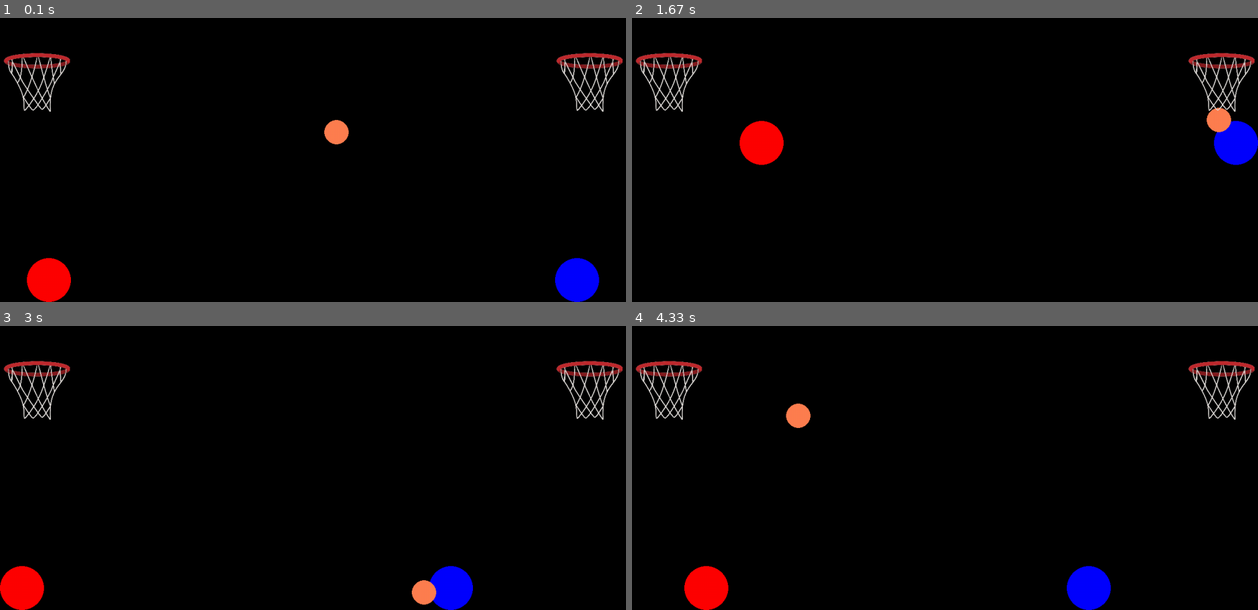
Above: before the commit, frames 1-4 (two rows, left to right).
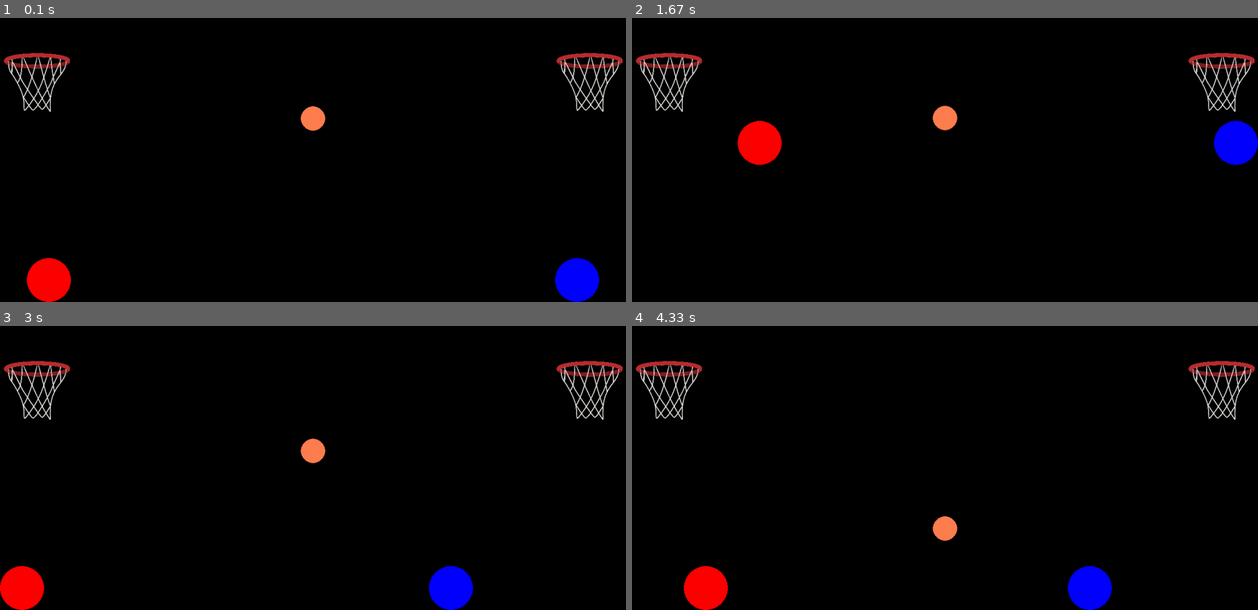
Above: after the commit, the same moments.

Repository: TaySay95/Programming
Game: pygame game, started from final.py
Same seed, same stepped clock (60 frames per second), same inputs: the game is played once before the commit and once after it.
Inputs:
- Up to frame 1 (0.1 s): no input
- Up to frame 2 (1.67 s): hold A 0.33-0.8 s; hold Right 0.33-0.8 s; hold Right 0.83-1.3 s; hold D 0.83-1.3 s; hold Up 1.33-1.63 s; hold W 1.33-1.63 s
- Up to frame 3 (3 s): hold Right 1.67-2.13 s; hold D 1.67-2.13 s; hold Left 2.17-2.7 s; hold A 2.17-2.7 s; hold Left from 2.73 s (still down); hold A from 2.73 s (still down)
- Up to frame 4 (4.33 s): release Left at 3.13 s; release A at 3.13 s; hold Up 3.17-3.53 s; hold W 3.17-3.53 s; hold Right 3.57-4.2 s; hold D 3.57-4.2 s; hold Left from 4.23 s (still down); hold A from 4.23 s (still down)

The runs differ from the first frame. In frame 1, 0.5% of the frame differs, in the area x 48-56%, y 31-45%; in frame 2, 0.7%; in frame 3, 0.5%; in frame 4, 0.7%, in the area x 8-77%, y 27-100%.

Commit message:
labels and rim update

Diff:
--- a/final.py
+++ b/final.py
@@ -1,5 +1,6 @@
 # Taylor Sayson
 # 13 May 2024
+# Block B
 
 import random
 import pygame as pg
@@ -20,11 +21,15 @@
 HEIGHT = 720
 SCREEN_SIZE = (WIDTH, HEIGHT)
 
+
+# Import and scale images
 RIMIMAGE = pg.image.load("./Images/frontnet.png")
 RIM = pg.transform.scale(RIMIMAGE, (RIMIMAGE.get_width() // 3, RIMIMAGE.get_height() // 3))
 BACKRIM = pg.image.load("./Images/backnet.png")
 BACK = pg.transform.scale(BACKRIM, (BACKRIM.get_width() // 3, BACKRIM.get_height() // 3))
 
+
+# CREATE RIM CLASS
 class Rim(pg.sprite.Sprite):
     def __init__(self, x, rim:pg.sprite.Group = None):
         super().__init__()
@@ -32,10 +37,10 @@
         self.image = RIM
         self.rect = self.image.get_rect()
         self.rim_sprites = rim
+
+        # Rim location
         self.rect.centerx = x
         self.rect.y = 210
-
-
 
 class Back(pg.sprite.Sprite):
     def __init__(self,x, back:pg.sprite.Group = None):
@@ -46,20 +51,24 @@
         self.rect.centerx= x
         self.rect.y = 210
 
+
+# CREATE BALL CLASS
 class Ball(pg.sprite.Sprite):
     def __init__(self, players:pg.sprite.Group = None, rims:pg.sprite.Group = None):
         super().__init__()
 
+        # Draw ball
         self.image = pg.Surface((50,50))
         self.image.set_colorkey(BLACK)
         pg.draw.circle(self.image, ORANGE, (25,25), 25)
 
+        # Ball initial position and velocity
         self.rect = self.image.get_rect()
-        self.rect.center = (WIDTH // 2, HEIGHT // 2)
-        self.vel_x = 8
-        self.vel_y = 0
-
-
+        self.rect.center = (WIDTH // 2, 450)
+        self.vel_x = 0
+        self.vel_y = -20
+
+        # Define
         self.player_sprites = players
         self.rim_sprites = rims
         self.hold = None
@@ -67,112 +76,127 @@
         self.dribble = False
         self.vertical_direction = 1
 
-        self.cooldown = 1500
-        self.cooldownfail = pg.time.get_ticks()
-
+        # If player has ball, jumps and does not release ball, ball will auto release just prior to player lands on ground
+        # However, if player catches the ball while already in air, disable auto release. Define when shot is loaded or not
         self.shotloaded = False
+
+        # When player lets go of ball to shoot, they contact the ball immediately and grab the ball again
+        # Say when player is colliding with the ball after picking it up, or if they are colliding with ball because they just shot it
         self.reshot = False
+
     def update(self):
-        """ Move ball """
+        # Move ball
+
+
+
+        # Collisions between ball and player, and ball and rim
         collided = pg.sprite.spritecollide(self, self.player_sprites, False)
         scored = pg.sprite.spritecollide(self, self.rim_sprites, False )
 
-        # if self.hold.rect.bottom == HEIGHT:
-        #     self.reshot = True
-
+        # If ball and player collide and reshot is False, self.hold is the first player collision
         if collided and self.reshot == False:
             self.hold = collided[0]
-            print(collided)
-
-
-
-
+
+        #
         if scored:
             self.basket = scored[0]
-
-        # else:
-
-        #     timenow = pg.time.get_ticks()
-        #     if timenow - self.cooldownfail> self.cooldown:
-        #         self.hold = None
-
+        elif not scored:
+            self.basket = None
+
+        if self.basket:
+            if self.hold:
+                self.hold = None
+                self.vel_y = 0
+            if self.vel_y < 0 and (self.rect.centery < self.basket.rect.bottom):
+                    self.vel_y *= -1
+                    print('reversed')
+
+
+            if self.basket and not self.hold and self.vel_y > 0 and self.rect.bottom > self.basket.rect.top:
+                    self.vel_x = 0
+                    self.vel_y += -.6
+
+
+
+
+
+        # Player has to touch the ground with the ball for shot to be loaded
+        # Once ball is no longer being held, shot is unloaded
         if self.hold and self.hold.rect.bottom == HEIGHT:
             self.shotloaded = True
         if not self.hold:
             self.shotloaded = False
 
-        if self.rect.bottom >= HEIGHT:
+        # Once ball is no longer contacted by player, set reshot to False
+        if not collided:
             self.reshot = False
-            print('here')
-
+
+        # If ball and player collide
         if self.hold:
-            # if self.rect.bottom == HEIGHT:
-            #     self.reshot = False
-            #     print('here')
+            # Make ball follow player if on ground
             if self.hold.rect.bottom == HEIGHT:
+                 # follow on right side of player if player is moving right, left side if player moving left
                 if self.hold.vel_x>0:
                     self.rect.left = self.hold.rect.right -15
                 elif self.hold.vel_x < 0:
                     self.rect.right = self.hold.rect.left +15
+                # If player is not moving, face ball towards the hoop they are shooting on
                 elif self.hold.vel_x ==0:
                     if self.hold.initial == 100:
                         self.rect.left = self.hold.rect.right -15
                     if self.hold.initial == 1180:
                         self.rect.right = self.hold.rect.left +15
+
+                # Make player dribble ball if on ground
                 if self.rect.y <= 630:
                     self.vertical_direction = 1
                 elif self.rect.y >= 670:
                     self.vertical_direction = -1
                 self.rect.y += 4 * self.vertical_direction
 
+
             pressed = pg.key.get_pressed()
-            if self.hold.rect.bottom > 600 and self.hold.vel_y > 0 and self.shotloaded:
+            # If player is about to land with the ball and shot is loaded, release ball to prevent travellling rule
+            if self.hold.rect.bottom > 650 and self.hold.vel_y > 0 and self.shotloaded:
                 if self.hold.initial == 100:
                     self.hold = None
-                    # self.reshot = True
                     self.vel_x = 10
                     self.vel_y =-15
-
-
                 elif self.hold.initial == 1180:
                     self.hold = None
-                    # self.reshot = True
                     self.vel_x = -10
                     self.vel_y = -15
 
-            if self.hold.rect.bottom == HEIGHT and not pressed[self.hold.input["up"]] and self.shotloaded:
+
+            # Set reshot to True if they shoot
+            elif self.hold.rect.bottom == HEIGHT and not pressed[self.hold.input["up"]] and self.shotloaded:
                 self.reshot = True
 
+
+            # Any instance player is in air, position ball in shooting position
             elif (self.hold.rect.bottom < HEIGHT and pressed[self.hold.input["up"]]) or (self.hold.rect.bottom < HEIGHT and not self.shotloaded):
-
                     self.rect.bottom = self.hold.rect.top + 23
-
                     if self.hold.initial == 100:
                         self.rect.left = self.hold.rect.right -35
                     if self.hold.initial == 1180:
                         self.rect.right = self.hold.rect.left +35
 
-
-
+            # If they are in air with shot loaded, and up input is no longer pressed, shoot ball
             else:
-                # timenow = pg.time.get_ticks()
-                # if timenow - self.cooldownfail >self.cooldown:
                     if self.shotloaded:
                         if self.hold.initial == 100:
                             self.hold = None
                             self.vel_x = 10
                             self.vel_y =-15
 
-
                         elif self.hold.initial == 1180:
                             self.hold = None
                             self.vel_x = -10
                             self.vel_y = -15
 
-
-
-
+        # Set ball physics when not being affected by other sprites
         else:
+            # Keep in the borders
             if self.rect.top < 0:
                 self.rect.top = 0
                 self.vel_y *= -1
@@ -186,14 +210,17 @@
                 self.rect.right = WIDTH
                 self.vel_x *= -1
 
-
+            # Gravity
             if self.vel_y >=0:
                 self.vel_y = self.vel_y + .5
             if self.vel_y <0:
                 self.vel_y = self.vel_y + .65
+
+            # Stop ball from having lots of very small bounces
             if -0.5<self.vel_y<0.5 and self.rect.bottom == HEIGHT:
                 self.vel_y *=0
 
+            # Horizontal friction/deceleration
             if self.vel_x >1:
                 self.vel_x = max(self.vel_x - .017, 0)
             elif self.vel_x <1:
@@ -203,16 +230,9 @@
             elif self.vel_x < 0:
                 self.vel_x = min(self.vel_x + .005, 0)
 
-
-
-
-
+            # Ball follows velocity
             self.rect.x += self.vel_x
             self.rect.y += self.vel_y
-
-        # if self.vel_y > 0 and self.hold and self.reshot:
-        #     self.reshot = False
-        #     self.hold = None
 
 
 
@@ -220,48 +240,56 @@
     def __init__(self, color, input, x, y):
         super().__init__()
 
-
+        # Draw a player
         self.image = pg.Surface((90, 90))
         self.image.set_colorkey(BLACK)
         pg.draw.circle(self.image, color, (45, 45), 45)
 
+        # Player initial position and velocity
         self.rect = self.image.get_rect()
         self.initial = x
         self.rect.centerx = x
         self.rect.centery = y
         self.vel_x = 0
-        self.vel_y = 10
-        self.acceleration = 0.8
-        self.deceleration = 0.9
-        self.slowaccel = 4
-
+        self.vel_y = 0
+
+        # Refer on up, down, left, right inputs
         self.input = input
 
     def update(self):
-        """ Move the player. """
+        # Move player
+
+        # Define key presses
         pressed = pg.key.get_pressed()
 
-        # Handle horizontal movement
+
+        # If player is on ground, accelerate, top velocity of 8/-8
         if pressed[self.input["left"]] and self.vel_y==0:
-            self.vel_x = max(self.vel_x - self.acceleration, -8)
+            self.vel_x = max(self.vel_x - .8, -8)
         elif pressed[self.input["right"]]and self.vel_y==0:
-            self.vel_x = min(self.vel_x + self.acceleration, 8)
+            self.vel_x = min(self.vel_x + .8, 8)
+        # If player is in the air, top velocity of 3/-3
         elif pressed[self.input["left"]]:
-            self.vel_x = max(self.vel_x - self.slowaccel, -3)
+            self.vel_x = max(self.vel_x - 3, -3)
         elif pressed[self.input["right"]]:
-            self.vel_x = min(self.vel_x + self.slowaccel, 3)
+            self.vel_x = min(self.vel_x + 3, 3)
+        #Deceleration
         else:
-            if self.vel_x >1:
-                self.vel_x = max(self.vel_x - self.deceleration, 0)
-            elif self.vel_x <1:
-                self.vel_x = min(self.vel_x + self.deceleration, 0)
-
-        # Handle vertical movement
+            if self.vel_x >0:
+                self.vel_x = max(self.vel_x - 1, 0)
+            elif self.vel_x <0:
+                self.vel_x = min(self.vel_x + 1, 0)
+
+        # Vertical movement
+        # If up input pressed and player is going up set y velocity to make player jump, limit max height when player can input jump
         if pressed[self.input["up"]] and self.rect.bottom > 570 and self.vel_y<=0:
             self.vel_y = -16
+
+        # Gravity
         else:
             self.vel_y = self.vel_y + .7
 
+        # Player follows velocity
         self.rect.x += self.vel_x
         self.rect.y += self.vel_y
 
@@ -290,28 +318,29 @@
     clock = pg.time.Clock()
 
     # All sprites go in this sprite Group
-
     all_sprites = pg.sprite.Group()
     player_sprites = pg.sprite.Group()
     rim_sprites = pg.sprite.Group()
-    # Create the Player sprite object
-
+
+
+    # Create Player sprite objects
     player = Player(BLUE, {'left': pg.K_LEFT, 'right': pg.K_RIGHT, 'up': pg.K_UP, 'down': pg.K_DOWN}, 1180, 720,)
     player2 = Player(RED, {'left': pg.K_a, 'right': pg.K_d, 'up': pg.K_w, 'down': pg.K_s}, 100, 720,)
     player_sprites.add(player)
     player_sprites.add(player2)
 
+    # Create Rim objects
     rim1 = Rim(75, rim_sprites)
     rim2 = Rim(1205, rim_sprites)
     rim_sprites.add(rim1)
     rim_sprites.add(rim2)
 
-
+    # Create Ball objects
     ball = Ball(player_sprites, rim_sprites)
     back1 = Back(75, all_sprites)
     back2 = Back(1205, all_sprites)
 
-
+    # Add sprites, order them layered
     all_sprites.add(player)
     all_sprites.add(player2)
     all_sprites.add(back1)
@@ -320,8 +349,8 @@
     all_sprites.add(rim1)
     all_sprites.add(rim2)
 
-
-    pg.display.set_caption("GAME")
+    # Game Title
+    pg.display.set_caption("1v1 Hoops")
 
     # --Main Loop--
     while not done:
